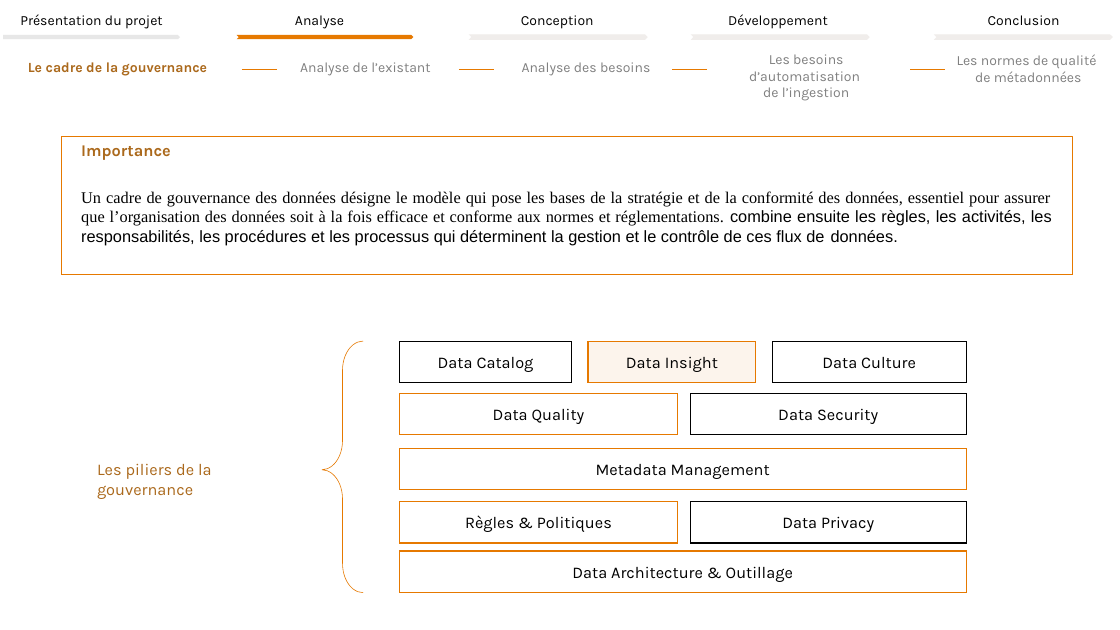
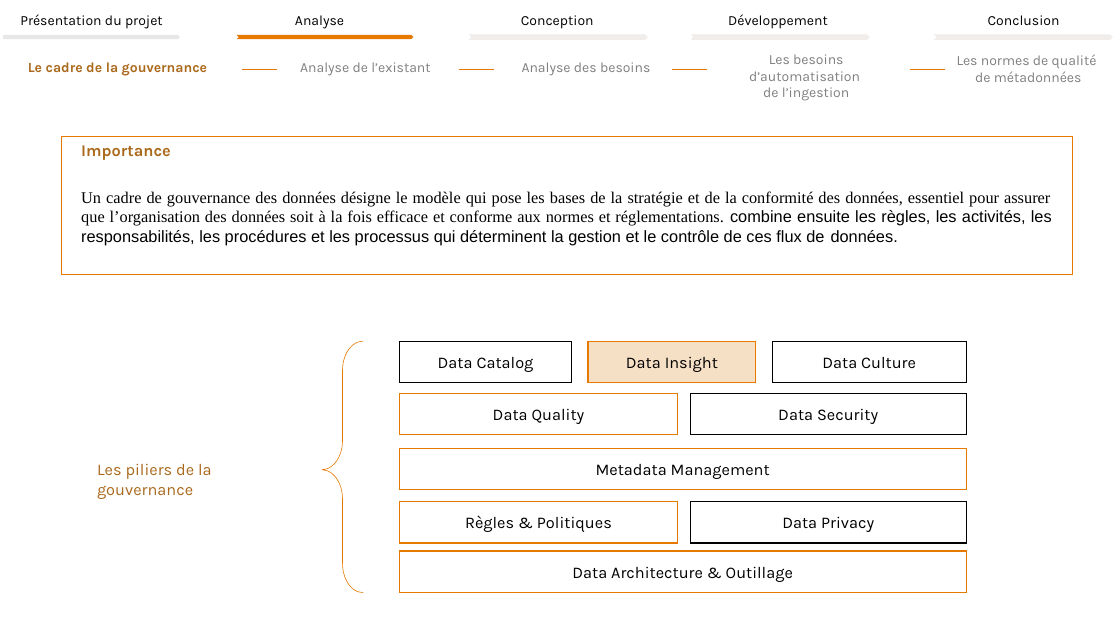
Before and after one commit to simmoahmed/pfe_code_source, a slide deck: slide 12 of ppt_maadoudi.pptx. Drawn at 1120x630 pixels with LibreOffice and Linux fonts; fonts in the diff are those of the drawing. Boxes give left, top, right and bottom in pixels: in the first picture for what was removed or moved away, otherwise in the second. Text is boxed around its words. In the diff, an @@ line names an element or a change of style, - is before the commit and + after.

```diff
--- a/ppt_maadoudi.pptx
+++ b/ppt_maadoudi.pptx
@@ rectangle "Data Insight" at bbox=[588, 341, 756, 383]: fill #FCF4EC to #F5DFC5 @@
```
Also in this commit, not shown: 2 other slides changed.
